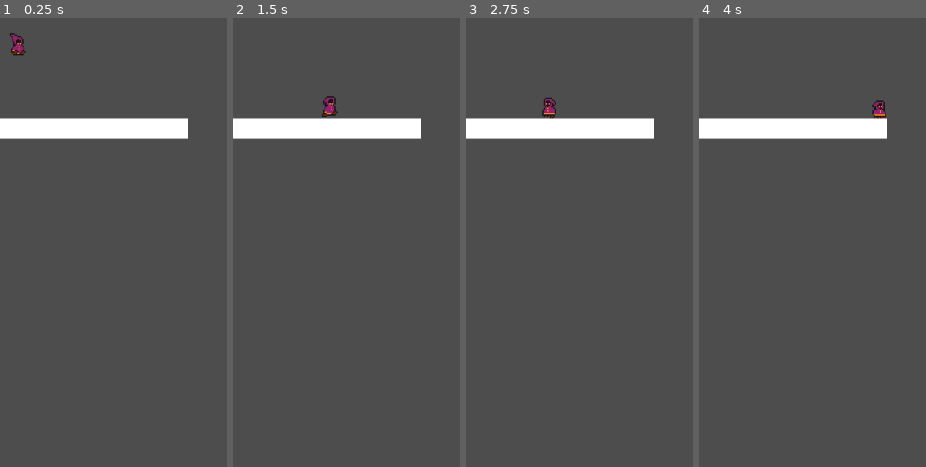
Above: before the commit, frames 1-4 (left to right).
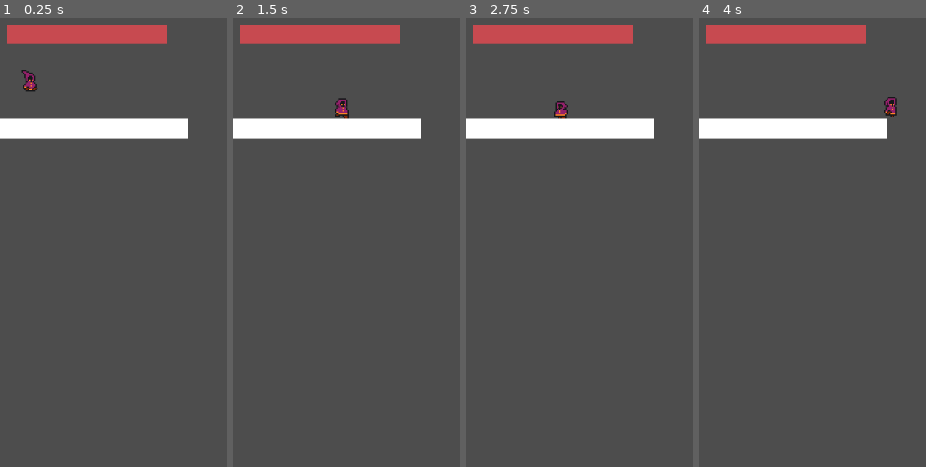
Above: after the commit, the same moments.

Repository: 38patrick2/Final_Project_VGP
Game: Godot game, scene res://Player/testlevel.tscn
The game is run twice, just before and just after one commit, with the same random seed, the same clock (stepped at 60 frames per second) and the same inputs. This scene is started directly instead of the project's main scene.
Inputs (mouse positions are in pixels of both pictures, inside the frame that each line leads up to):
- Up to frame 1 (0.25 s): no input
- Up to frame 2 (1.5 s): move the mouse to (outside the picture) at 0.52 s; hold D (move_right) from 0.53 s (still down); move the mouse to (outside the picture) at 1.27 s
- Up to frame 3 (2.75 s): move the mouse to (outside the picture) at 2.02 s; release D (move_right) at 2.03 s; hold A (move_left) from 2.03 s (still down)
- Up to frame 4 (4 s): move the mouse to (outside the picture) at 2.77 s; release A (move_left) at 2.78 s; hold D (move_right) from 2.78 s (still down); move the mouse to (outside the picture) at 3.52 s

The runs differ from the first frame. In frame 1, 3.3% of the frame differs, in the area x 3-74%, y 1-17%; in frame 2, 3.4%, in the area x 3-74%, y 1-23%; in frame 3, 3.4%; in frame 4, 3.4%.

Commit message:
added health bar

Diff:
--- a/Player/player.gd
+++ b/Player/player.gd
@@ -6,6 +6,10 @@
 @onready var bullet_scene = preload("res://Player/bullet.tscn")
 var is_attacking = false
 @onready var attack_timer = Timer.new()
+@onready var health_bar := $PlayerUI/HealthBar
+
+var max_health := 100
+var current_health := 100
 
 func _ready():
 	add_child(attack_timer)
@@ -63,3 +67,27 @@
 
 func _on_attack_timer_timeout():
 	is_attacking = false
+
+func update_health_bar():
+	health_bar.value = current_health
+
+func take_damage(amount):
+	if is_attacking:
+		return
+
+	current_health -= amount
+	current_health = clamp(current_health, 0, max_health)
+	update_health_bar()
+
+	if current_health <= 0:
+		die()
+
+func die():
+	$AnimatedSprite2D.play("death")
+	set_physics_process(false)
+	await $AnimatedSprite2D.animation_finished
+	get_tree().change_scene_to_file("res://Scenes/MainMenu.tscn")
+
+func _on_Area2D_body_entered(body):
+	if body.name == "Player":
+		body.take_damage(20)
--- a/Player/player.tscn
+++ b/Player/player.tscn
@@ -37,6 +37,7 @@
 [ext_resource type="Texture2D" uid="uid://ccwjtwgvpsnlu" path="res://Assets/Little Mage/Run/Run4.png" id="28_xvuvw"]
 [ext_resource type="Texture2D" uid="uid://dq0wdlq47w2ai" path="res://Assets/Little Mage/Run/Run5.png" id="29_ybw74"]
 [ext_resource type="Texture2D" uid="uid://cbo42mn71oplf" path="res://Assets/Little Mage/Run/Run6.png" id="30_abl1s"]
+[ext_resource type="PackedScene" uid="uid://bl3s4686pe02y" path="res://player_ui.tscn" id="38_mct53"]
 
 [sub_resource type="SpriteFrames" id="SpriteFrames_nebuq"]
 animations = [{
@@ -186,11 +187,13 @@
 script = ExtResource("1_50ms3")
 
 [node name="AnimatedSprite2D" type="AnimatedSprite2D" parent="."]
-position = Vector2(24.75, 21.25)
+position = Vector2(42, 74)
 scale = Vector2(1.78125, 1.96875)
 sprite_frames = SubResource("SpriteFrames_nebuq")
-animation = &"attack"
+animation = &"idle"
 
 [node name="CollisionShape2D" type="CollisionShape2D" parent="."]
-position = Vector2(25, 22.75)
+position = Vector2(42, 75)
 shape = SubResource("RectangleShape2D_nti2j")
+
+[node name="PlayerUI" parent="." instance=ExtResource("38_mct53")]
--- /dev/null
+++ b/player_ui.tscn
@@ -0,0 +1,19 @@
+[gd_scene load_steps=3 format=3 uid="uid://bl3s4686pe02y"]
+
+[sub_resource type="StyleBoxFlat" id="StyleBoxFlat_17ks5"]
+
+[sub_resource type="StyleBoxFlat" id="StyleBoxFlat_wb0y0"]
+bg_color = Color(0.780478, 0.291641, 0.312006, 1)
+
+[node name="PlayerUI" type="CanvasLayer"]
+
+[node name="HealthBar" type="ProgressBar" parent="."]
+custom_minimum_size = Vector2(150, 20)
+offset_left = 10.0
+offset_top = 10.0
+offset_right = 241.0
+offset_bottom = 37.0
+theme_override_styles/background = SubResource("StyleBoxFlat_17ks5")
+theme_override_styles/fill = SubResource("StyleBoxFlat_wb0y0")
+value = 100.0
+show_percentage = false
Not shown: 1 places in Player/player.tscn that only renumber resources
